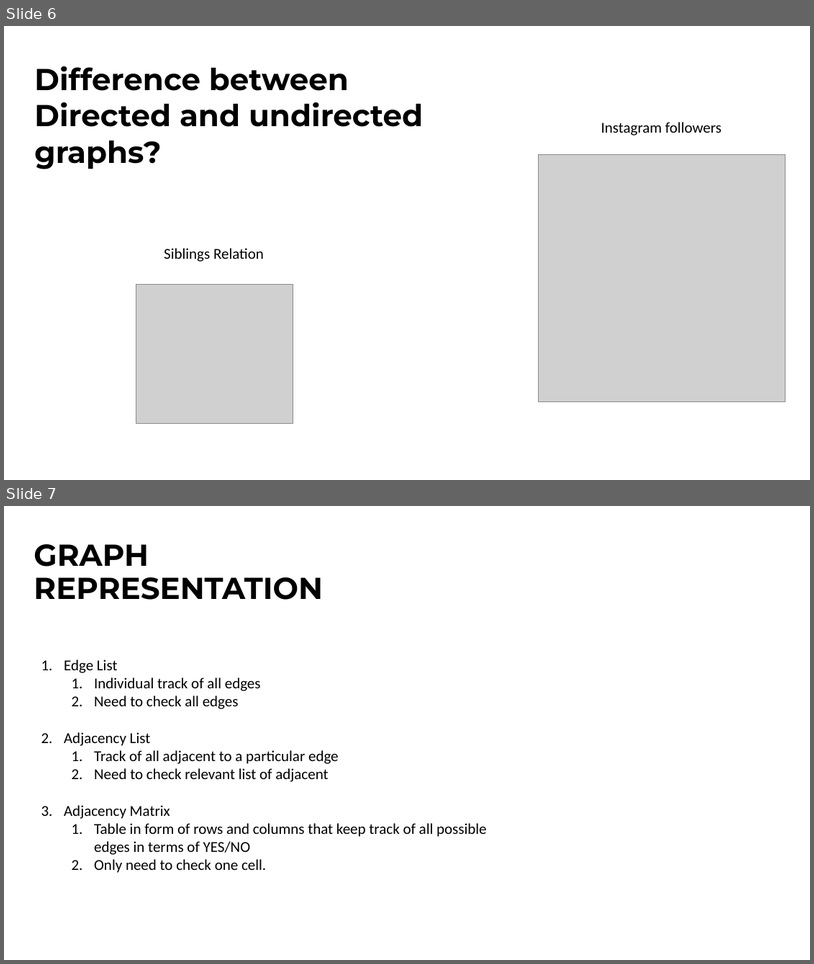
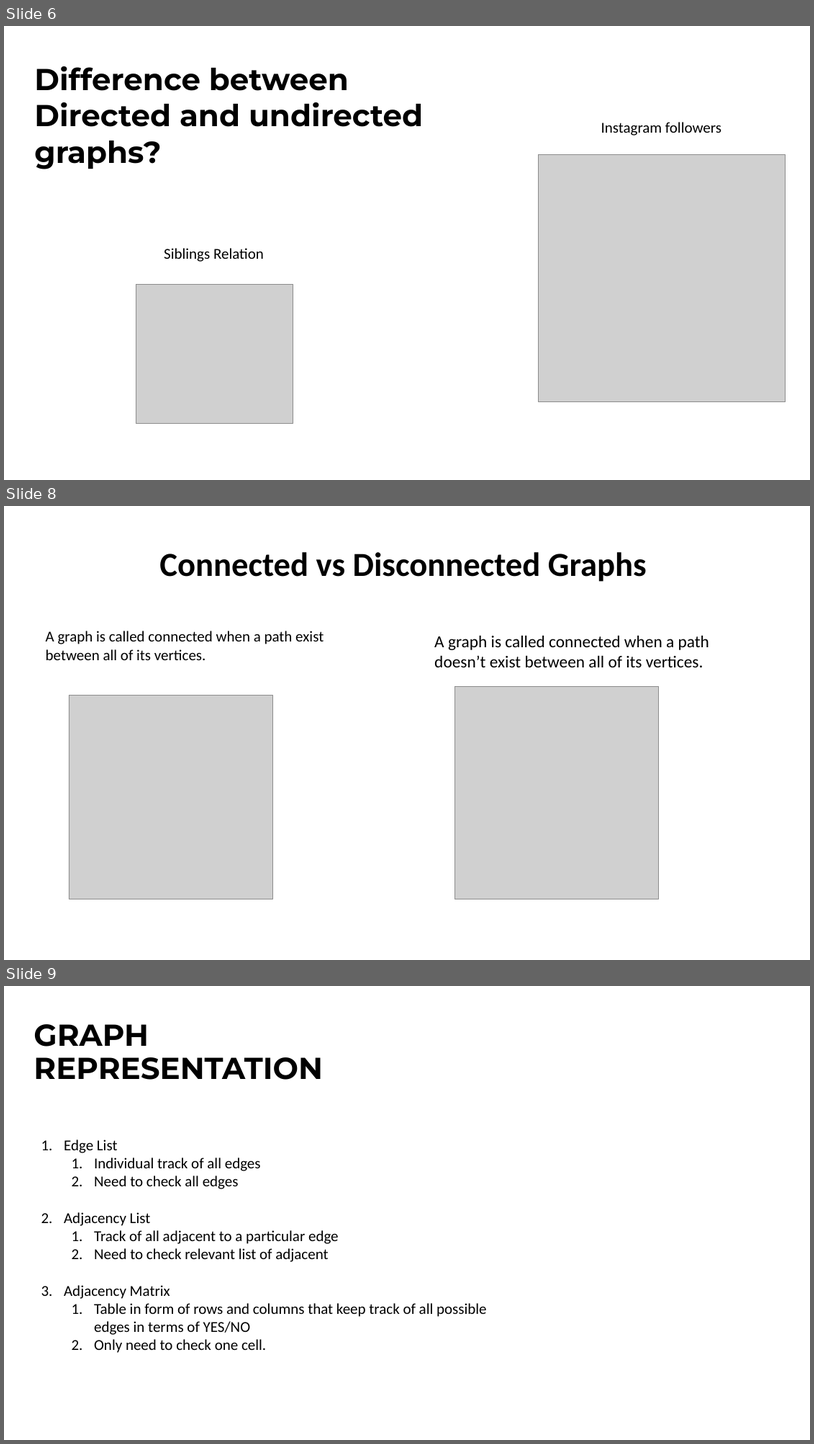
Before and after one commit to ibmbt/group5_graphtheory, a slide deck: group5_graphtheory.pptx. Shown one above the other, each under a label of ours: slides 6 and 7 before the commit, slides 6, 8 and 9 after it; the slides between them are not shown. The pictures are 814x964 and 814x1444 pixels, drawn with LibreOffice and Linux fonts; fonts in the diff are those of the drawing; grey boxes stand for pictures. Boxes give left, top, right and bottom in pixels: in the first picture for what was removed or moved away, otherwise in the second. Text is boxed around its words. In the diff, an @@ line names an element or a change of style, - is before the commit and + after.

```diff
--- a/group5_graphtheory.pptx
+++ b/group5_graphtheory.pptx
@@ slide 8 added at [4,506,810,960], background #FFFFFF @@
@@ text added at [160,552,647,582], 40 pt, text #000000, bold @@
+Connected vs Disconnected Graphs
@@ text added at [46,631,324,660], 18 pt, text #000000 @@
+A graph is called connected when a path exist between all of its vertices.
@@ text added at [435,635,710,667], 20 pt, text #000000 @@
+A graph is called connected when a path doesn’t exist between all of its vertices.
@@ picture added at [69,695,273,899] @@
@@ picture added at [455,686,660,899] @@
@@ what was slide 7 is now slide 9 @@
```
Also in this commit, not shown: 2 other slides added, 2 other files.
